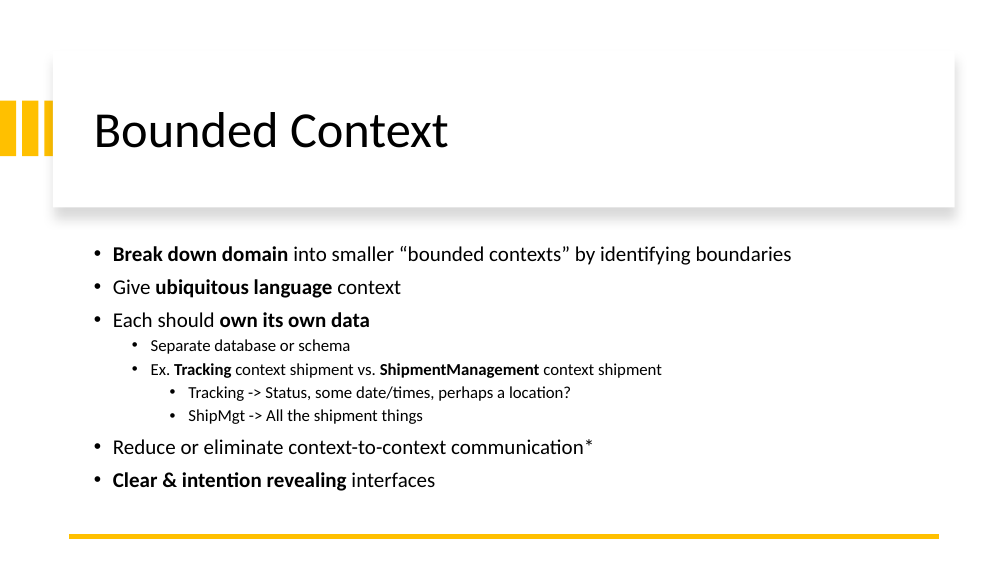
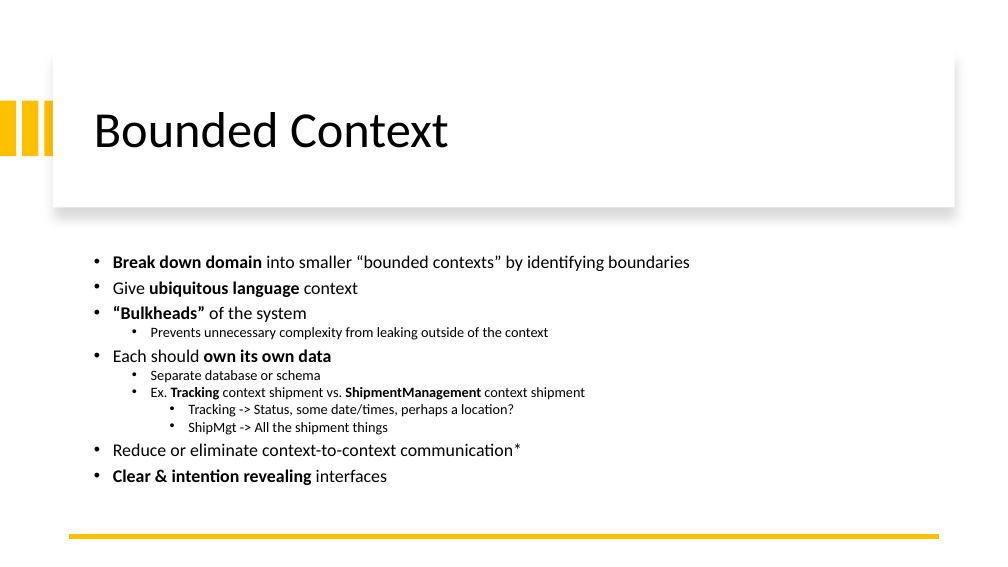
Before and after one commit to footedr/easyddd, a slide deck: slide 13 of EasyDDD.pptx. Drawn at 1008x567 pixels with LibreOffice and Linux fonts; fonts in the diff are those of the drawing. Boxes give left, top, right and bottom in pixels: in the first picture for what was removed or moved away, otherwise in the second. Text is boxed around its words. In the diff, an @@ line names an element or a change of style, - is before the commit and + after.

Commit message:
Slide changes

```diff
--- a/EasyDDD.pptx
+++ b/EasyDDD.pptx
@@ text at [113,255,690,485]: size 20 to 17 pt in "Break down domain into smaller “bounded contexts” ...", "Give ubiquitous language context", "Each should own its own data", "Reduce or eliminate context-to-context communication*" and 1 more places; size 16 to 13.6 pt in "Separate database or schema", "Ex. Tracking context shipment vs. ShipmentManagement context ...", "Tracking -> Status, some date/times, perhaps a ...", "ShipMgt -> All the shipment things"; line spacing 0.9 to 0.7 @@
@@ text at [113,306,548,340]: paragraphs added @@
+• “Bulkheads” of the system
+  • Prevents unnecessary complexity from leaking outside of the context
```
Also in this commit, not shown: 2 other slides changed.
